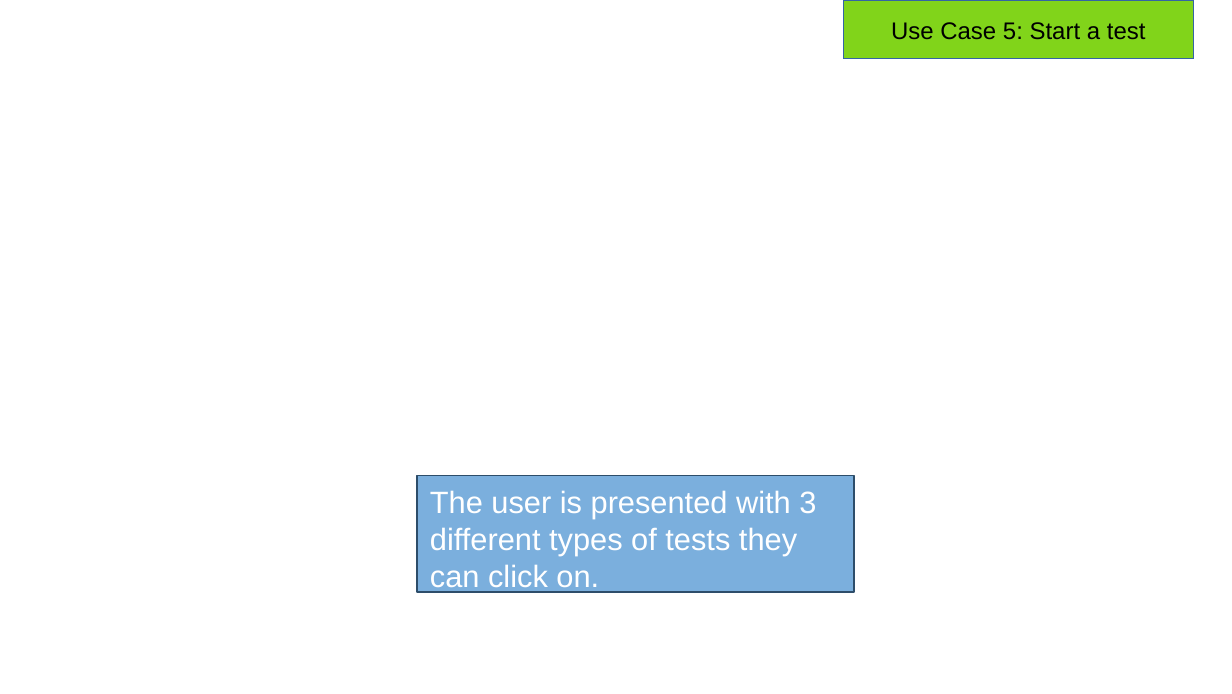
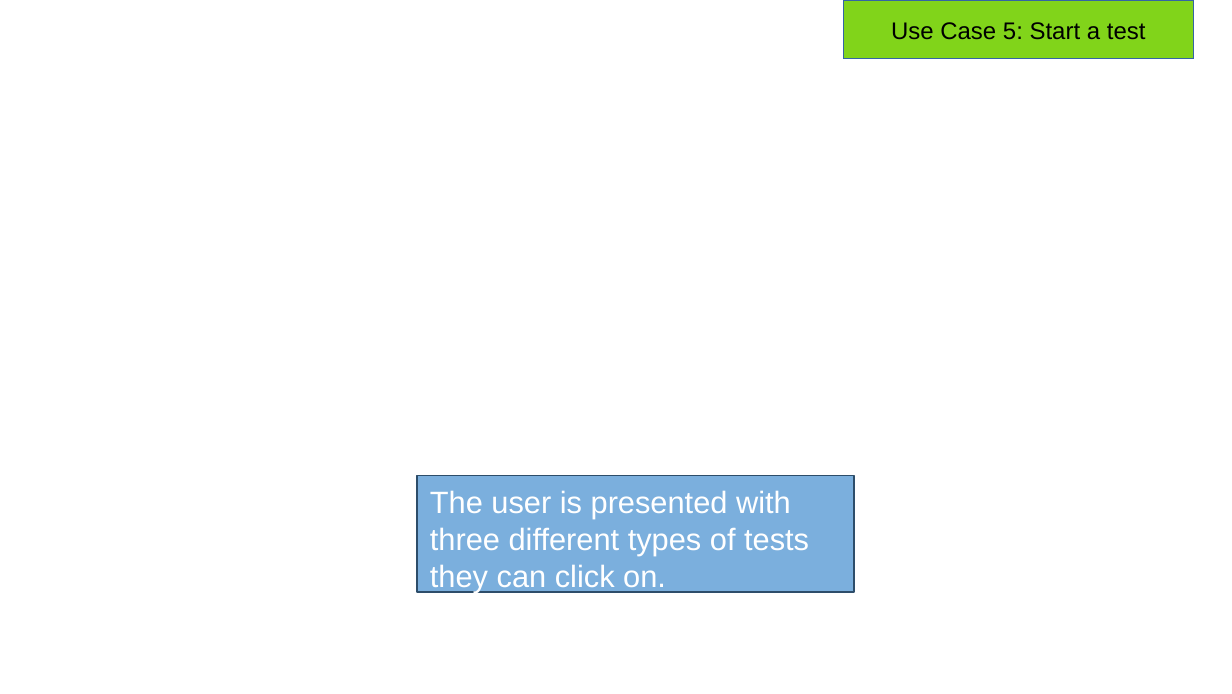
Before and after one commit to SaltyW123/gp20, a slide deck: slide 18 of dev/20200218/osp1/UI-Spec-Presentation/Demo_of_UI.odp. Drawn at 1232x694 pixels with LibreOffice and Linux fonts; fonts in the diff are those of the drawing; background and template pictures are left out. Boxes give left, top, right and bottom in pixels: in the first picture for what was removed or moved away, otherwise in the second. Text is boxed around its words. In the diff, an @@ line names an element or a change of style, - is before the commit and + after.

```diff
--- a/dev/20200218/osp1/UI-Spec-Presentation/Demo_of_UI.odp
+++ b/dev/20200218/osp1/UI-Spec-Presentation/Demo_of_UI.odp
@@ text in rectangle at <box>430,490,809,592</box>: text changed @@
-The user is presented with 3 different types of tests they can click on.
+The user is presented with three different types of tests they can click on.
```
Also in this commit, not shown: 15 other slides changed, 1 slide added, 21 other files.
